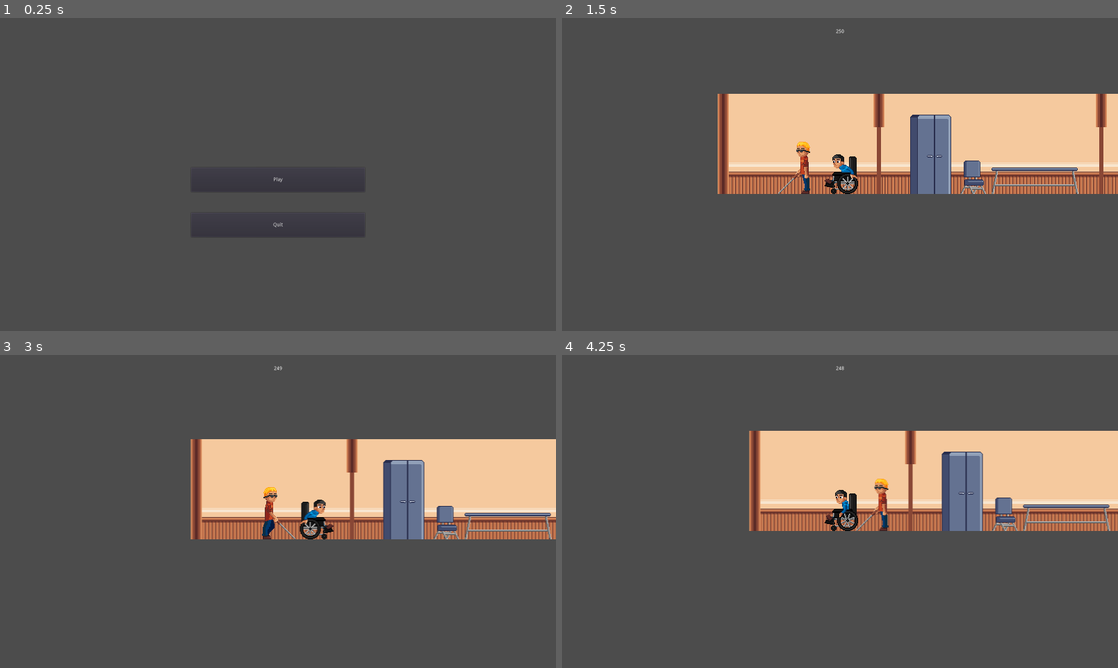
Above: before the commit, frames 1-4 (two rows, left to right).
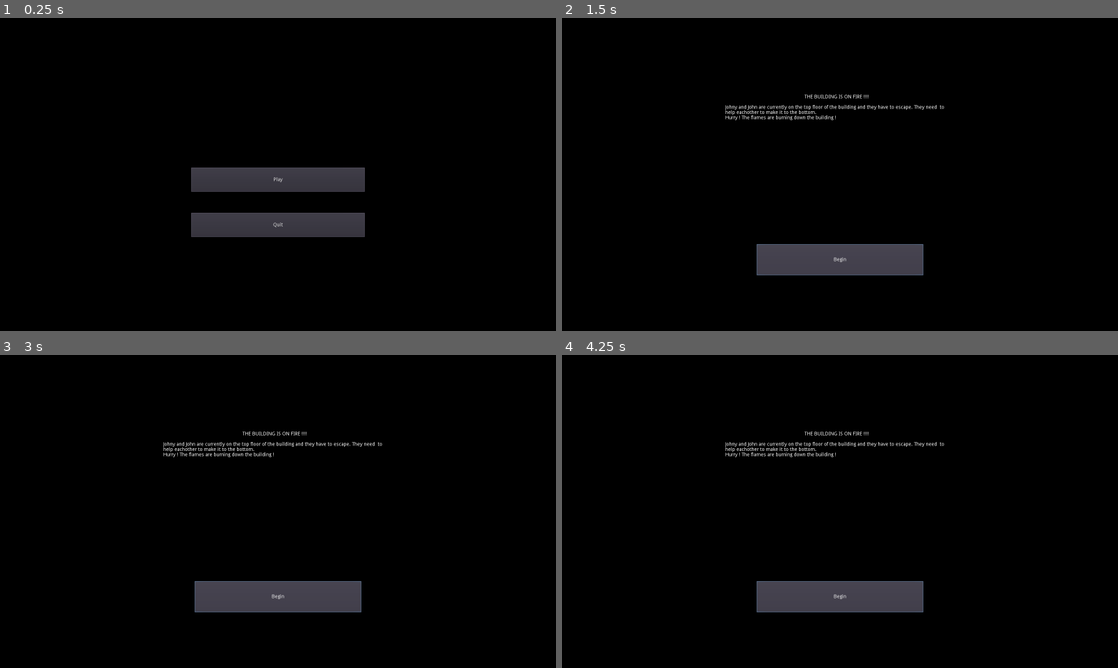
Above: after the commit, the same moments.

Repository: SuperZikoure/Impact_Jam
Game: Godot game, scene res://MainMenu.tscn
Same seed, same stepped clock (60 frames per second), same inputs: the game is played once before the commit and once after it.
Inputs (mouse positions are in pixels of both pictures, inside the frame that each line leads up to):
- Up to frame 1 (0.25 s): no input
- Up to frame 2 (1.5 s): click "Play" at 0.5 s; click "Begin" at 1.25 s
- Up to frame 3 (3 s): click (278, 596) at 2 s, where only the run after the commit has a clickable "Begin"; tap Enter at 2.75 s; hold Right (ui_right) from 2.78 s (still down); tap Tab (character_switch) at 2.85 s
- Up to frame 4 (4.25 s): release Right (ui_right) at 3.53 s; hold Left (ui_left) from 3.53 s (still down); tap Tab (character_switch) at 3.6 s

The runs differ from the first frame. In frame 1, 95% of the frame differs, in the area x 0-100%, y 0-100%; in frame 2, 97%; in frame 3, 97%; in frame 4, 97%.

Commit message:
WIP key

Diff:
--- a/Impact Jam/Game.tscn
+++ b/Impact Jam/Game.tscn
@@ -1,14 +1,17 @@
-[gd_scene load_steps=13 format=2]
+[gd_scene load_steps=16 format=2]
 
 [ext_resource path="res://assets/maps/floor3.png" type="Texture" id=1]
 [ext_resource path="res://assets/maps/floor2.png" type="Texture" id=2]
 [ext_resource path="res://assets/maps/floor1.png" type="Texture" id=3]
 [ext_resource path="res://assets/maps/floor0.png" type="Texture" id=4]
-[ext_resource path="res://PlayersManager.gd" type="Script" id=5]
-[ext_resource path="res://Tetraplegic.tscn" type="PackedScene" id=6]
-[ext_resource path="res://BlindDude.tscn" type="PackedScene" id=7]
-[ext_resource path="res://UI.tscn" type="PackedScene" id=8]
-[ext_resource path="res://PauseInterface.tscn" type="PackedScene" id=9]
+[ext_resource path="res://SimpleDoor.tscn" type="PackedScene" id=5]
+[ext_resource path="res://LockedDoor.tscn" type="PackedScene" id=6]
+[ext_resource path="res://Key.tscn" type="PackedScene" id=7]
+[ext_resource path="res://PlayersManager.gd" type="Script" id=8]
+[ext_resource path="res://Tetraplegic.tscn" type="PackedScene" id=9]
+[ext_resource path="res://BlindDude.tscn" type="PackedScene" id=10]
+[ext_resource path="res://UI.tscn" type="PackedScene" id=11]
+[ext_resource path="res://PauseInterface.tscn" type="PackedScene" id=12]
 
 [sub_resource type="RectangleShape2D" id=1]
 extents = Vector2( 10, 944 )
@@ -43,6 +46,7 @@
 texture = ExtResource( 4 )
 
 [node name="Walls" type="Node2D" parent="Level"]
+editor/display_folded = true
 
 [node name="Left" type="StaticBody2D" parent="Level/Walls"]
 editor/display_folded = true
@@ -59,18 +63,49 @@
 shape = SubResource( 2 )
 
 [node name="LeftFloor0" type="StaticBody2D" parent="Level/Walls"]
+editor/display_folded = true
 
 [node name="CollisionShape2D" type="CollisionShape2D" parent="Level/Walls/LeftFloor0"]
 position = Vector2( -608, 2368 )
 shape = SubResource( 3 )
 
+[node name="Doors" type="Node2D" parent="Level"]
+editor/display_folded = true
+
+[node name="Floor3" type="Node2D" parent="Level/Doors"]
+editor/display_folded = true
+
+[node name="SimpleDoor" parent="Level/Doors/Floor3" instance=ExtResource( 5 )]
+position = Vector2( -1488, 48 )
+
+[node name="SimpleDoor2" parent="Level/Doors/Floor3" instance=ExtResource( 5 )]
+position = Vector2( -624, 48 )
+
+[node name="SimpleDoor3" parent="Level/Doors/Floor3" instance=ExtResource( 5 )]
+position = Vector2( -368, 48 )
+
+[node name="SimpleDoor4" parent="Level/Doors/Floor3" instance=ExtResource( 5 )]
+position = Vector2( 880, 48 )
+
+[node name="LockedDoor" parent="Level/Doors/Floor3" instance=ExtResource( 6 )]
+position = Vector2( -848, 48 )
+
+[node name="LockedDoor2" parent="Level/Doors/Floor3" instance=ExtResource( 6 )]
+position = Vector2( 1520, 48 )
+
+[node name="Keys" type="Node2D" parent="Level"]
+
+[node name="Key" parent="Level/Keys" instance=ExtResource( 7 )]
+position = Vector2( -1040, 48 )
+
 [node name="PlayersManager" type="Node2D" parent="."]
-script = ExtResource( 5 )
+editor/display_folded = true
+script = ExtResource( 8 )
 
-[node name="Tetraplegic" parent="PlayersManager" instance=ExtResource( 6 )]
+[node name="Tetraplegic" parent="PlayersManager" instance=ExtResource( 9 )]
 position = Vector2( -1600, 88 )
 
-[node name="BlindDude" parent="PlayersManager" instance=ExtResource( 7 )]
+[node name="BlindDude" parent="PlayersManager" instance=ExtResource( 10 )]
 position = Vector2( -1728, 64 )
 scale = Vector2( 1, 1 )
 
--- /dev/null
+++ b/Impact Jam/Key.tscn
@@ -0,0 +1,35 @@
+[gd_scene load_steps=6 format=2]
+
+[ext_resource path="res://Key.gd" type="Script" id=1]
+[ext_resource path="res://assets/interact/keys/key1_0.png" type="Texture" id=2]
+[ext_resource path="res://assets/interact/keys/key1_1.png" type="Texture" id=3]
+
+[sub_resource type="SpriteFrames" id=1]
+animations = [ {
+"frames": [ ExtResource( 2 ) ],
+"loop": true,
+"name": "default",
+"speed": 5.0
+}, {
+"frames": [ ExtResource( 3 ) ],
+"loop": true,
+"name": "activated",
+"speed": 5.0
+} ]
+
+[sub_resource type="RectangleShape2D" id=2]
+extents = Vector2( 16, 32 )
+
+[node name="Key" type="Node2D"]
+script = ExtResource( 1 )
+
+[node name="Key" type="Area2D" parent="."]
+
+[node name="AnimatedSprite" type="AnimatedSprite" parent="Key"]
+frames = SubResource( 1 )
+
+[node name="CollisionShape2D" type="CollisionShape2D" parent="Key"]
+shape = SubResource( 2 )
+
+[connection signal="body_entered" from="Key" to="." method="_on_Key_body_entered"]
+[connection signal="body_exited" from="Key" to="." method="_on_Key_body_exited"]
--- a/Impact Jam/project.godot
+++ b/Impact Jam/project.godot
@@ -23,6 +23,7 @@
 
 window/size/width=1600
 window/size/height=900
+window/size/resizable=false
 
 [input]
 
@@ -34,4 +35,5 @@
 
 [rendering]
 
+environment/default_clear_color=Color( 0, 0, 0, 1 )
 environment/default_environment="res://default_env.tres"
Not shown: 1 places in Impact Jam/Game.tscn that only renumber resources
